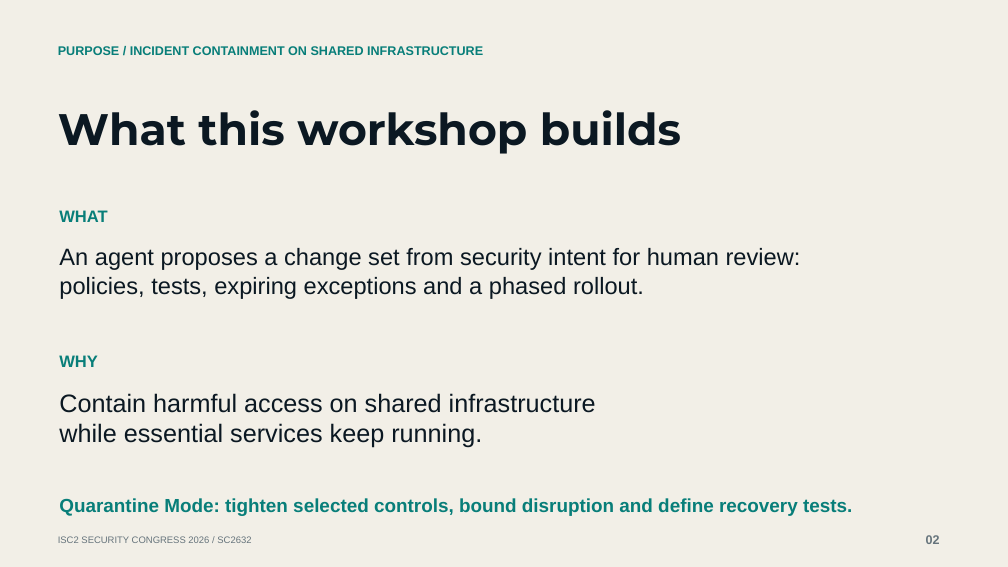
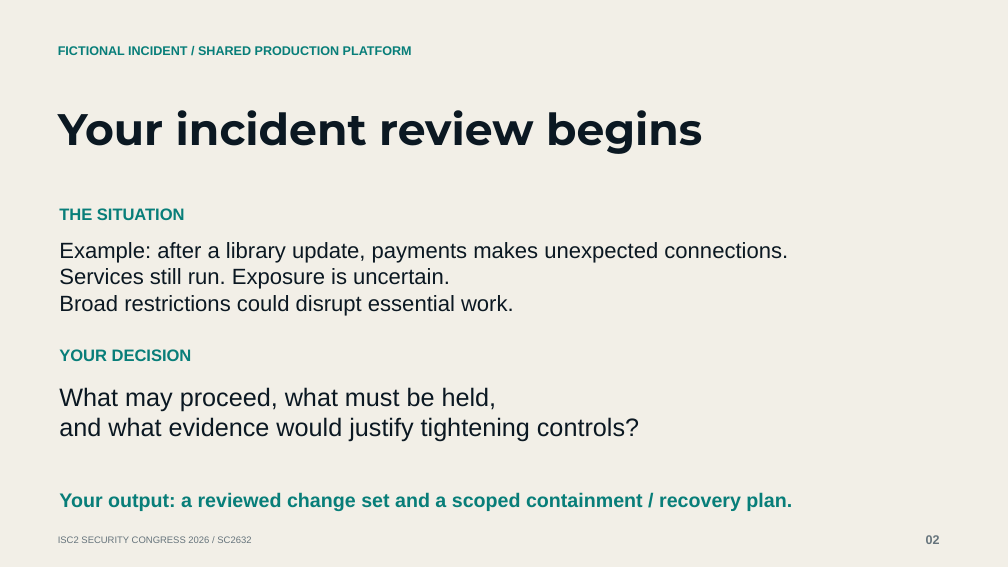
Before and after one commit to mgunjan/sc2632-tabletop, a slide deck: slide 2 of submission/2026-10-13/SC2632-session-four-cases.pptx. Drawn at 1008x567 pixels with LibreOffice and Linux fonts; fonts in the diff are those of the drawing. Boxes give left, top, right and bottom in pixels: in the first picture for what was removed or moved away, otherwise in the second. Text is boxed around its words. In the diff, an @@ line names an element or a change of style, - is before the commit and + after.

Commit message:
Ground the tabletop in incident decisions and evidence

```diff
--- a/submission/2026-10-13/SC2632-session-four-cases.pptx
+++ b/submission/2026-10-13/SC2632-session-four-cases.pptx
@@ text at [58, 46, 412, 55]: text changed @@
-PURPOSE / INCIDENT CONTAINMENT ON SHARED INFRASTRUCTURE
+FICTIONAL INCIDENT / SHARED PRODUCTION PLATFORM
@@ text at [58, 110, 702, 154]: text changed @@
-What this workshop builds
+Your incident review begins
@@ text at [59, 208, 185, 220]: text changed @@
-WHAT
+THE SITUATION
@@ text at [59, 242, 788, 316]: text changed; size 22.5 to 21 pt @@
-An agent proposes a change set from security intent for human review:
-policies, tests, expiring exceptions and a phased rollout.
+Example: after a library update, payments makes unexpected connections.
+Services still run. Exposure is uncertain.
+Broad restrictions could disrupt essential work.
@@ text at [59, 349, 192, 361]: text changed @@
-WHY
+YOUR DECISION
@@ text at [59, 387, 639, 442]: text changed @@
-Contain harmful access on shared infrastructure
-while essential services keep running.
+What may proceed, what must be held,
+and what evidence would justify tightening controls?
@@ text at [59, 492, 792, 511]: text changed; size 18 to 18.8 pt @@
-Quarantine Mode: tighten selected controls, bound disruption and define recovery tests.
+Your output: a reviewed change set and a scoped containment / recovery plan.
```
Also in this commit, not shown: 12 other slides changed, 2 slides added, 2 slides removed, 14 other files.
